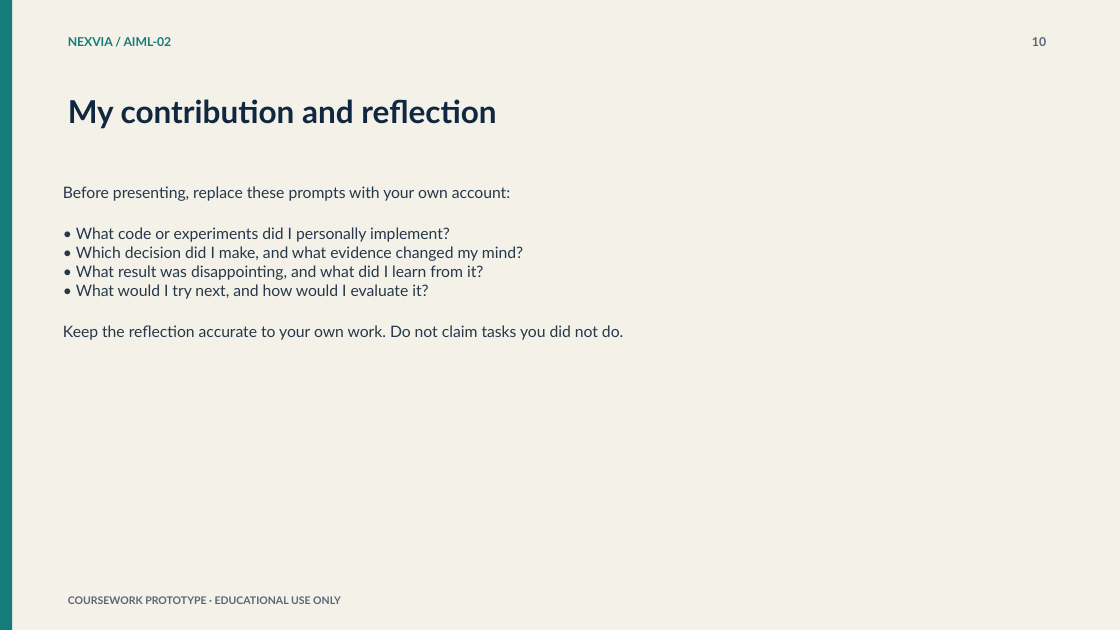
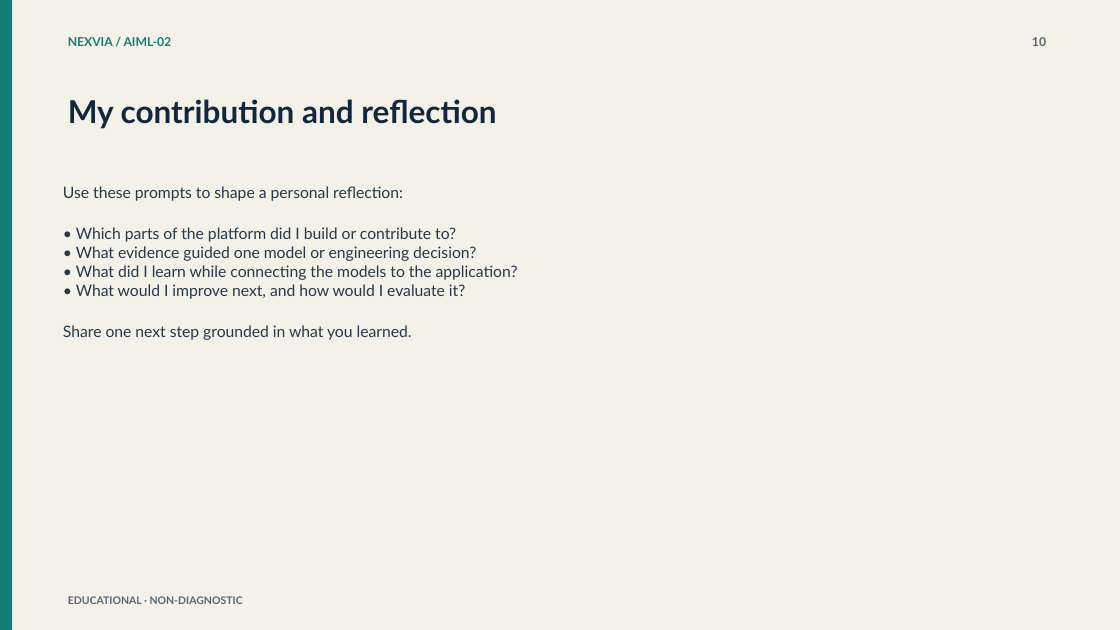
Before and after one commit to ram15x/nexvia-aiml-internship, a slide deck: slide 10 of AIML-02/deliverables/Medical_Imaging_AI_Review_Platform.pptx. Drawn at 1120x630 pixels with LibreOffice and Linux fonts; fonts in the diff are those of the drawing. Boxes give left, top, right and bottom in pixels: in the first picture for what was removed or moved away, otherwise in the second. Text is boxed around its words. In the diff, an @@ line names an element or a change of style, - is before the commit and + after.

```diff
--- a/AIML-02/deliverables/Medical_Imaging_AI_Review_Platform.pptx
+++ b/AIML-02/deliverables/Medical_Imaging_AI_Review_Platform.pptx
@@ text at (63, 186, 518, 340): text changed @@
-Before presenting, replace these prompts with your own account:
-• What code or experiments did I personally implement?
-• Which decision did I make, and what evidence changed my mind?
-• What result was disappointing, and what did I learn from it?
-• What would I try next, and how would I evaluate it?
-Keep the reflection accurate to your own work. Do not claim tasks you did not do.
+Use these prompts to shape a personal reflection:
+• Which parts of the platform did I build or contribute to?
+• What evidence guided one model or engineering decision?
+• What did I learn while connecting the models to the application?
+• What would I improve next, and how would I evaluate it?
+Share one next step grounded in what you learned.
@@ text at (68, 596, 243, 604): text changed @@
-COURSEWORK PROTOTYPE · EDUCATIONAL USE ONLY
+EDUCATIONAL · NON-DIAGNOSTIC
```
Also in this commit, not shown: 9 other slides changed, 19 other files.
